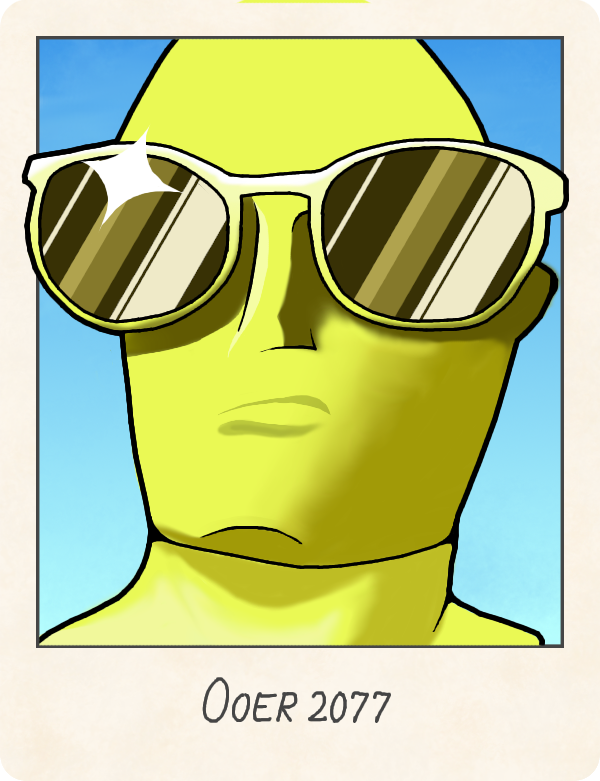
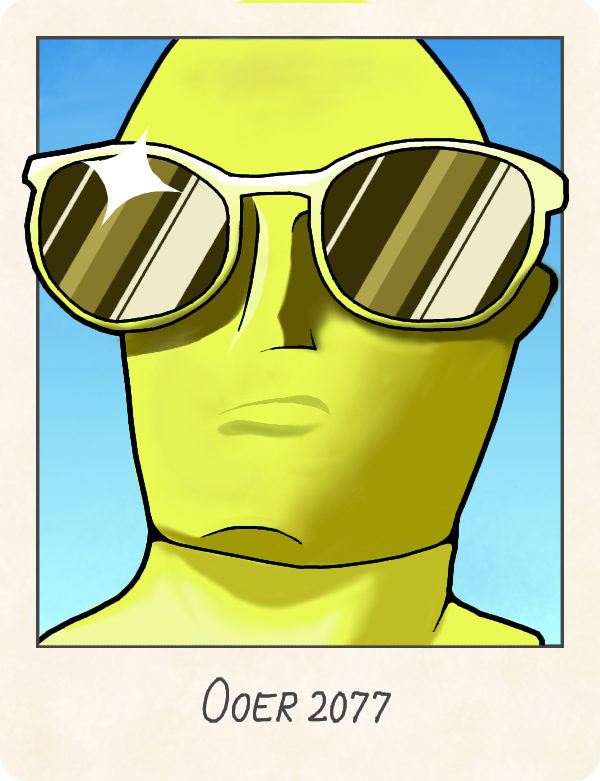
The second (600, 781) image is a revision of the first. Changes to its layers:
painted on "motiveColor" over [111, 27, 443, 528]
